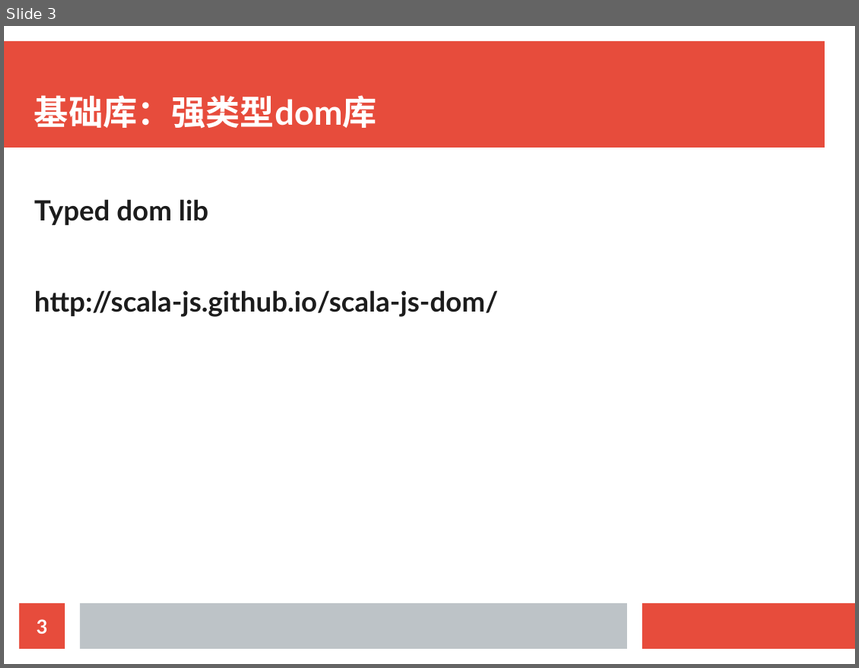
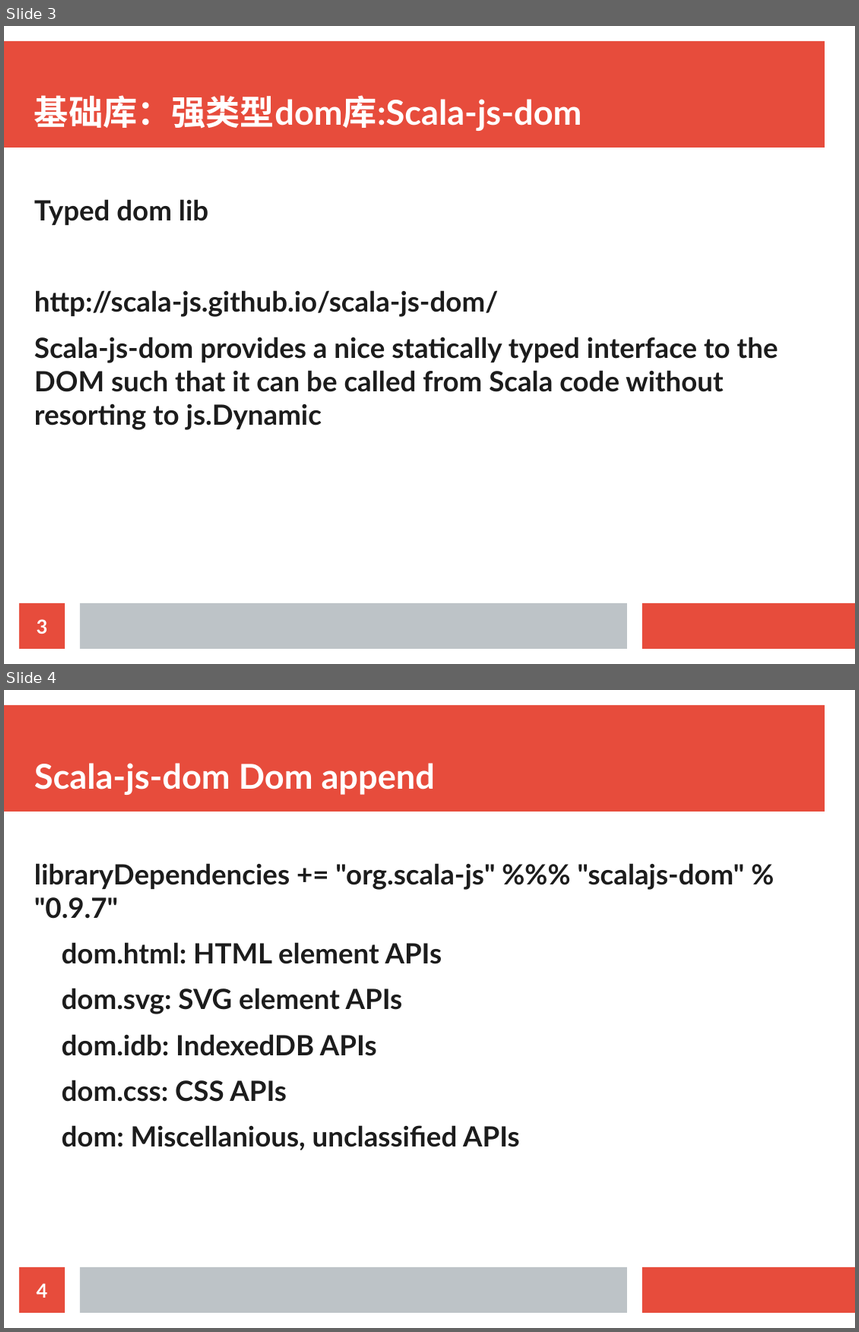
Before and after one commit to doofin/sjs-reactive, a slide deck: sjs-reactive.odp. Shown one above the other, each under a label of ours: slide 3 before the commit, slides 3 and 4 after it. The pictures are 859x668 and 859x1332 pixels, drawn with LibreOffice and Linux fonts; fonts in the diff are those of the drawing. Boxes give left, top, right and bottom in pixels: in the first picture for what was removed or moved away, otherwise in the second. Text is boxed around its words. In the diff, an @@ line names an element or a change of style, - is before the commit and + after.

```diff
--- a/sjs-reactive.odp
+++ b/sjs-reactive.odp
@@ slide 4 added at (x1=4, y1=690, x2=855, y2=1328), background #FFFFFF; not listed: 3 template elements that a slide beside it also shows @@
@@ title added at (x1=34, y1=763, x2=435, y2=795), 32 pt, text #FFFFFF, bold @@
+Scala-js-dom Dom append
@@ text added at (x1=34, y1=863, x2=745, y2=1151), 26 pt, text #1C1C1C, bold @@
+libraryDependencies += "org.scala-js" %%% "scalajs-dom" % "0.9.7"
+dom.html: HTML element APIs
+dom.svg: SVG element APIs
+dom.idb: IndexedDB APIs
+dom.css: CSS APIs
+dom: Miscellanious, unclassified APIs
@@ page number added at (x1=19, y1=1268, x2=65, y2=1313), fill #E74C3C, 18 pt, text #FFFFFF, bold @@
+4
@@ slide 3 changed as well @@
@@ title at (x1=34, y1=95, x2=582, y2=131): text changed @@
-基础库：强类型dom库
+基础库：强类型dom库:Scala-js-dom
@@ text at (x1=34, y1=337, x2=778, y2=430): paragraph added @@
+Scala-js-dom provides a nice statically typed interface to the DOM such that it can be called from Scala code without resorting to js.Dynamic
```
Also in this commit, not shown: 2 other slides changed, 4 other slides added, 1 slide removed.
